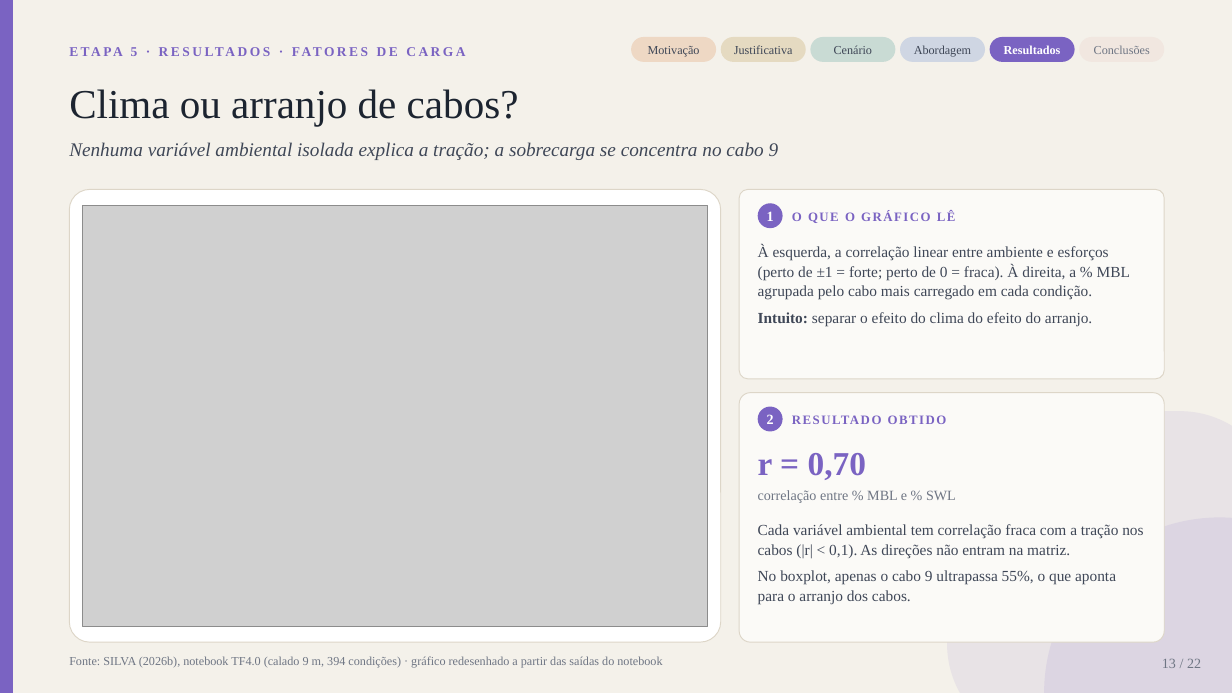
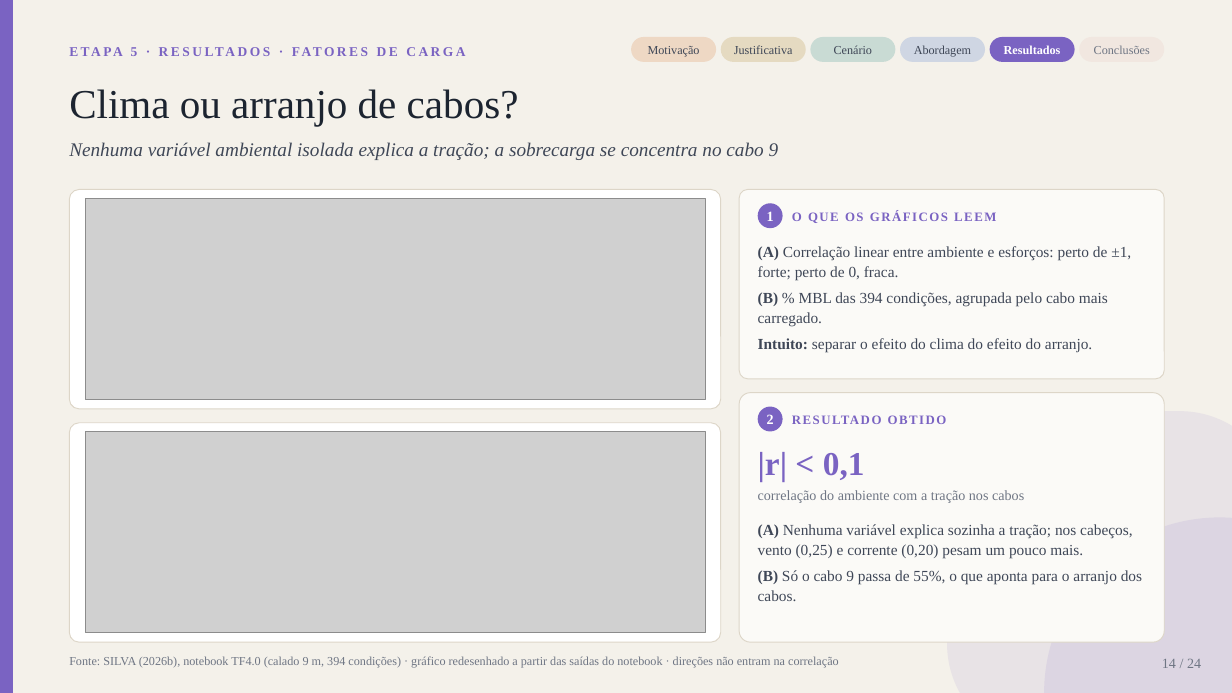
Before and after one commit to gustavogsilvaa/Apresentacao-Kiro, a slide deck: slide 14 of amarracao_v3/Apresentacao_TF_Amarracao_parcial.pptx (slide 13 before the commit). Drawn at 1232x693 pixels with LibreOffice and Linux fonts; fonts in the diff are those of the drawing; grey boxes stand for pictures. Boxes give left, top, right and bottom in pixels: in the first picture for what was removed or moved away, otherwise in the second. Text is boxed around its words. In the diff, an @@ line names an element or a change of style, - is before the commit and + after.

Commit message:
Redesenha justificativa, separa critérios, amplia 'Clima ou arranjo' e adiciona alternativas de segurança

```diff
--- a/amarracao_v3/Apresentacao_TF_Amarracao_parcial.pptx
+++ b/amarracao_v3/Apresentacao_TF_Amarracao_parcial.pptx
@@ rounded rectangle: place and size @@
-rounded rectangle at <box>69,189,721,642</box>
+rounded rectangle at <box>69,189,721,409</box>
@@ picture: place and size @@
-picture at <box>82,205,708,627</box>
+picture at <box>85,199,705,399</box>
@@ text at <box>792,211,996,223</box>: text changed @@
-O QUE O GRÁFICO LÊ
+O QUE OS GRÁFICOS LEEM
@@ text at <box>758,246,1131,327</box>: text changed @@
-À esquerda, a correlação linear entre ambiente e esforços (perto de ±1 = forte; perto de 0 = fraca). À direita, a % MBL agrupada pelo cabo mais carregado em cada condição.
+(A) Correlação linear entre ambiente e esforços: perto de ±1, forte; perto de 0, fraca.
+(B) % MBL das 394 condições, agrupada pelo cabo mais carregado.
@@ rounded rectangle added at <box>69,423,721,643</box>, fill #FFFFFF, outline #DDD6C8 0.75 pt @@
@@ picture added at <box>85,432,705,632</box> @@
@@ text at <box>758,452,865,482</box>: text changed @@
-r = 0,70
+|r| < 0,1
@@ text at <box>758,490,1024,503</box>: text changed @@
-correlação entre % MBL e % SWL
+correlação do ambiente com a tração nos cabos
@@ text at <box>758,524,1142,601</box>: text changed @@
-Cada variável ambiental tem correlação fraca com a tração nos cabos (|r| < 0,1). As direções não entram na matriz.
-No boxplot, apenas o cabo 9 ultrapassa 55%, o que aponta para o arranjo dos cabos.
+(A) Nenhuma variável explica sozinha a tração; nos cabeços, vento (0,25) e corrente (0,20) pesam um pouco mais.
+(B) Só o cabo 9 passa de 55%, o que aponta para o arranjo dos cabos.
@@ text at <box>69,656,839,668</box>: text changed @@
-Fonte: SILVA (2026b), notebook TF4.0 (calado 9 m, 394 condições) · gráfico redesenhado a partir das saídas do notebook
+Fonte: SILVA (2026b), notebook TF4.0 (calado 9 m, 394 condições) · gráfico redesenhado a partir das saídas do notebook · direções não entram na correlação
@@ text at <box>1162,659,1201,668</box>: text changed @@
-13 / 22
+14 / 24
```
Also in this commit, not shown: 21 other slides changed, 2 slides added, 12 other files.
